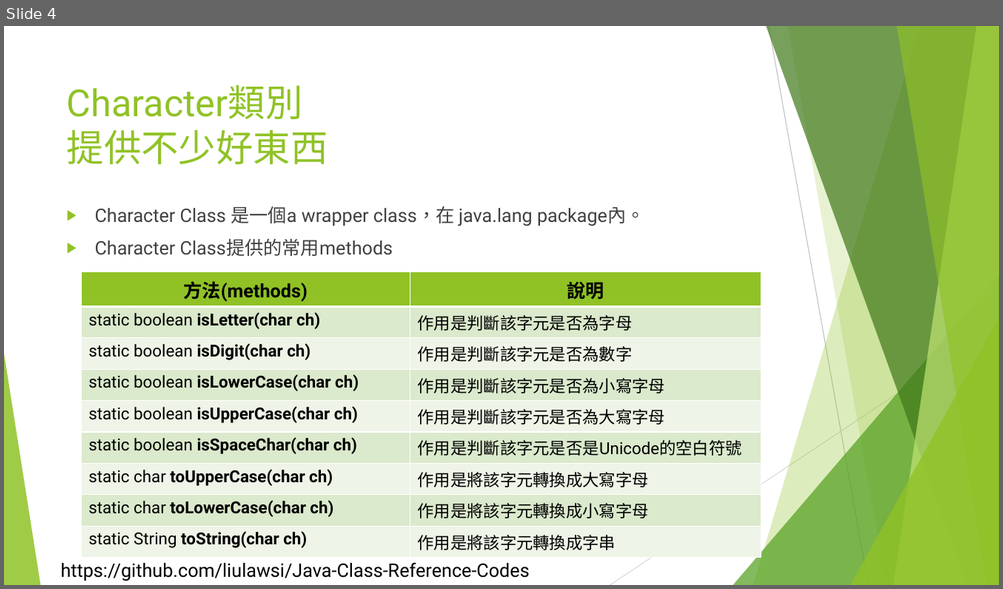
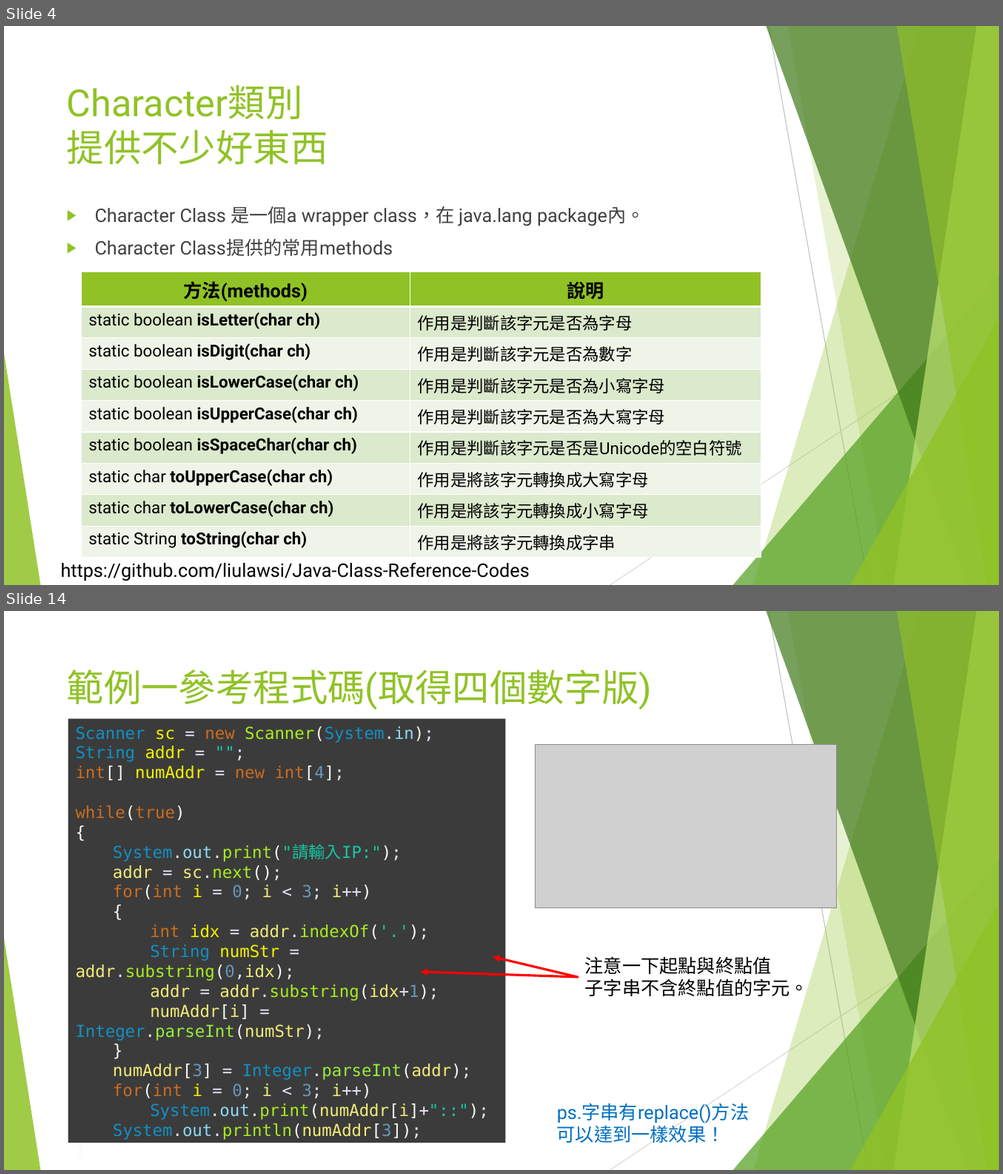
Before and after one commit to liulawsi/My_PPTs, a slide deck: LCC/Java/09_字串一定要會.pptx. Shown one above the other, each under a label of ours: slide 4 before the commit, slides 4 and 14 after it; the slides between them are not shown. The pictures are 1003x589 and 1003x1174 pixels, drawn with LibreOffice and Linux fonts; fonts in the diff are those of the drawing; grey boxes stand for pictures; background and template pictures are left out. Boxes give left, top, right and bottom in pixels: in the first picture for what was removed or moved away, otherwise in the second. Text is boxed around its words. In the diff, an @@ line names an element or a change of style, - is before the commit and + after.

```diff
--- a/LCC/Java/09_字串一定要會.pptx
+++ b/LCC/Java/09_字串一定要會.pptx
@@ slide 14 added at box(4, 611, 999, 1170), background #FFFFFF; not listed: 10 template elements that a slide beside it also shows @@
@@ title added at box(67, 669, 652, 710), 36 pt, text #90C226 @@
+範例一參考程式碼(取得四個數字版)
@@ rectangle added at box(68, 719, 506, 1144), fill #3B3B3B, 16 pt, text #F3EC79 @@
+Scanner sc = new Scanner(System.in);
+String addr = "";
+int[] numAddr = new int[4];
+while(true)
+{
+System.out.print("請輸入IP:");
+addr = sc.next();
+for(int i = 0; i < 3; i++)
+{
+int idx = addr.indexOf('.');
+String numStr = addr.substring(0,idx);
+addr = addr.substring(idx+1);
+numAddr[i] = Integer.parseInt(numStr);
+}
+numAddr[3] = Integer.parseInt(addr);
+for(int i = 0; i < 3; i++)
+System.out.print(numAddr[i]+"::");
+System.out.println(numAddr[3]);
+}
@@ picture added at box(535, 744, 836, 908) @@
@@ arrow added from (578, 977) to (492, 957), #FF0000 2.25 pt @@
@@ text added at box(585, 957, 808, 1000), 18 pt, text #000000 @@
+注意一下起點與終點值
+子字串不含終點值的字元。
@@ arrow added from (578, 977) to (421, 972), #FF0000 2.25 pt @@
@@ text added at box(557, 1103, 748, 1143), 18 pt, text #0070C0 @@
+ps.字串有replace()方法
+可以達到一樣效果！
```
Also in this commit, not shown: 2 slides changed, 11 other slides added, 4 other files.
